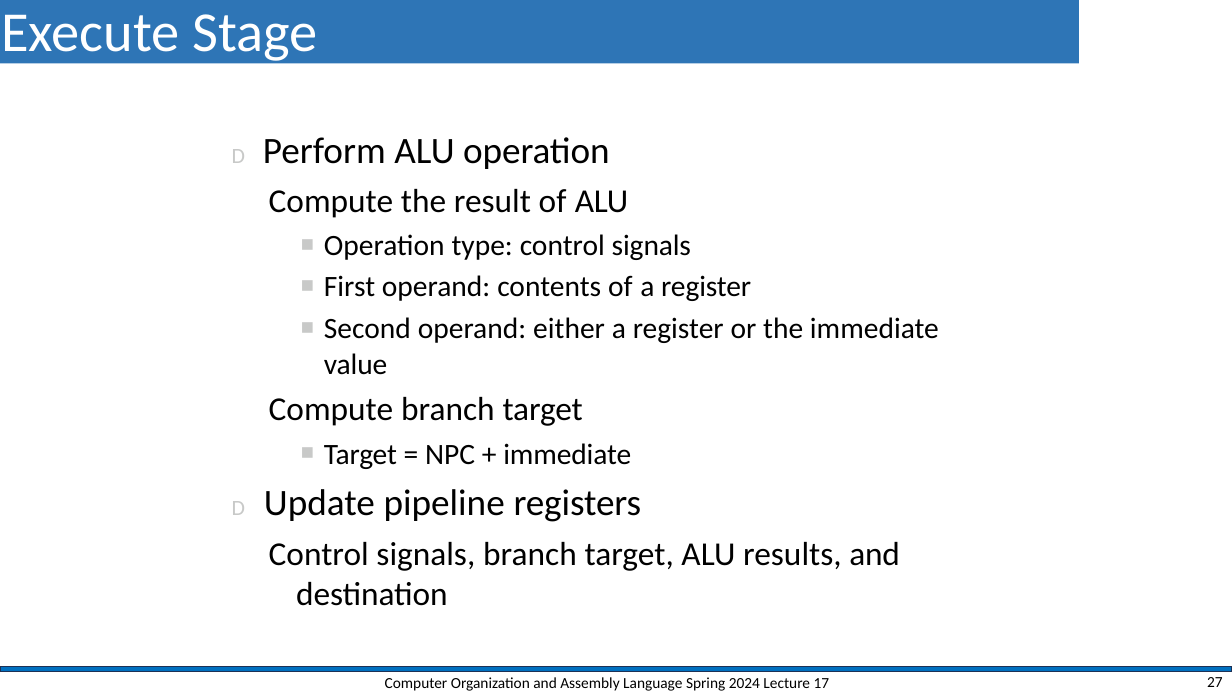
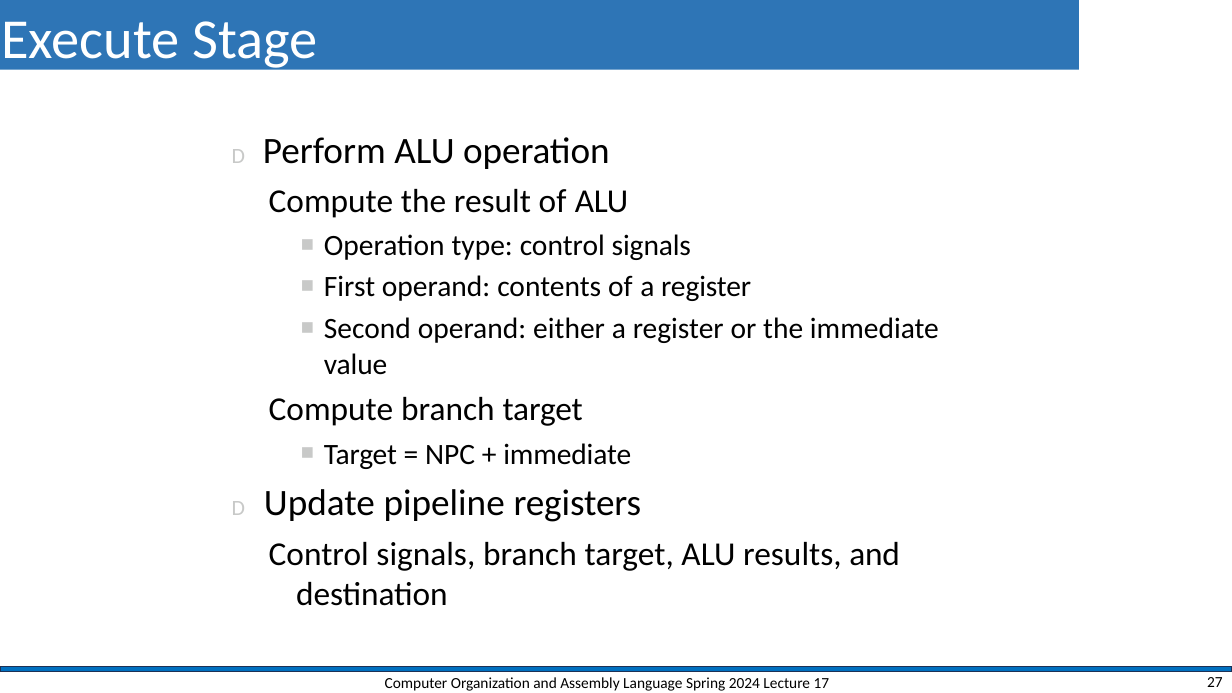
Before and after one commit to shahidmasud/shahidmasud.github.io, a slide deck: slide 27 of CompOrg_Lec17_Spr2024.ppsx. Drawn at 1232x693 pixels with LibreOffice and Linux fonts; fonts in the diff are those of the drawing; background and template pictures are left out. Boxes give left, top, right and bottom in pixels: in the first picture for what was removed or moved away, otherwise in the second. Text is boxed around its words. In the diff, an @@ line names an element or a change of style, - is before the commit and + after.

```diff
--- a/CompOrg_Lec17_Spr2024.ppsx
+++ b/CompOrg_Lec17_Spr2024.ppsx
@@ title "Execute Stage": place and size @@
-title "Execute Stage" at box(0, 0, 1080, 63)
+title "Execute Stage" at box(0, 0, 1080, 69)
```
Also in this commit, not shown: 14 other slides changed, 1 slide added, 2 other files.
